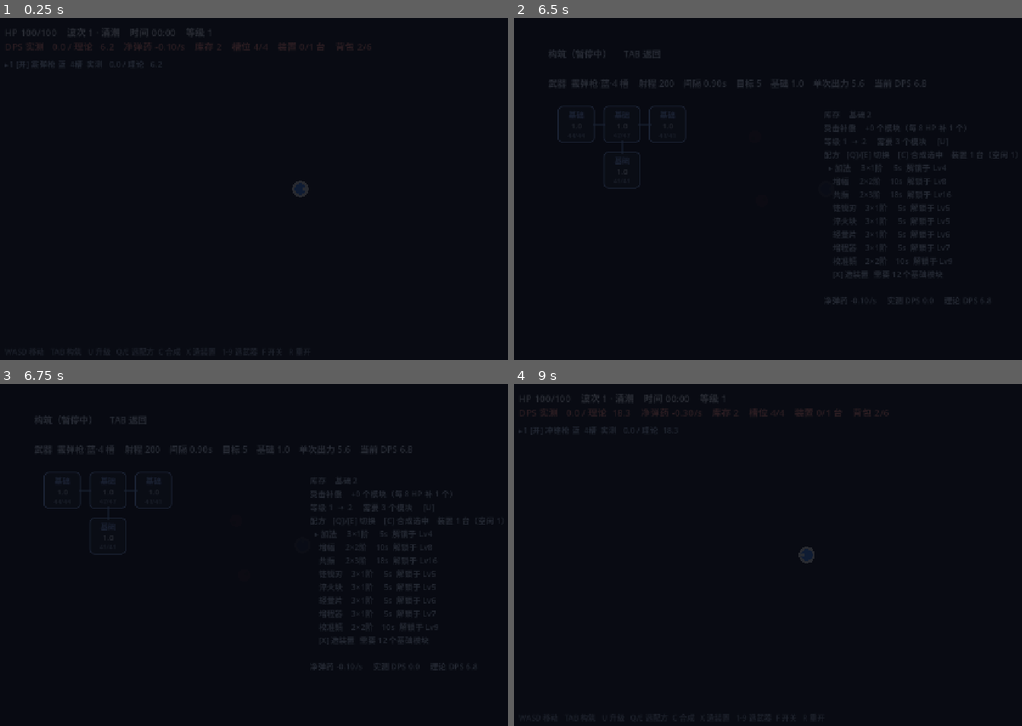
Above: before the commit, frames 1-4 (two rows, left to right).
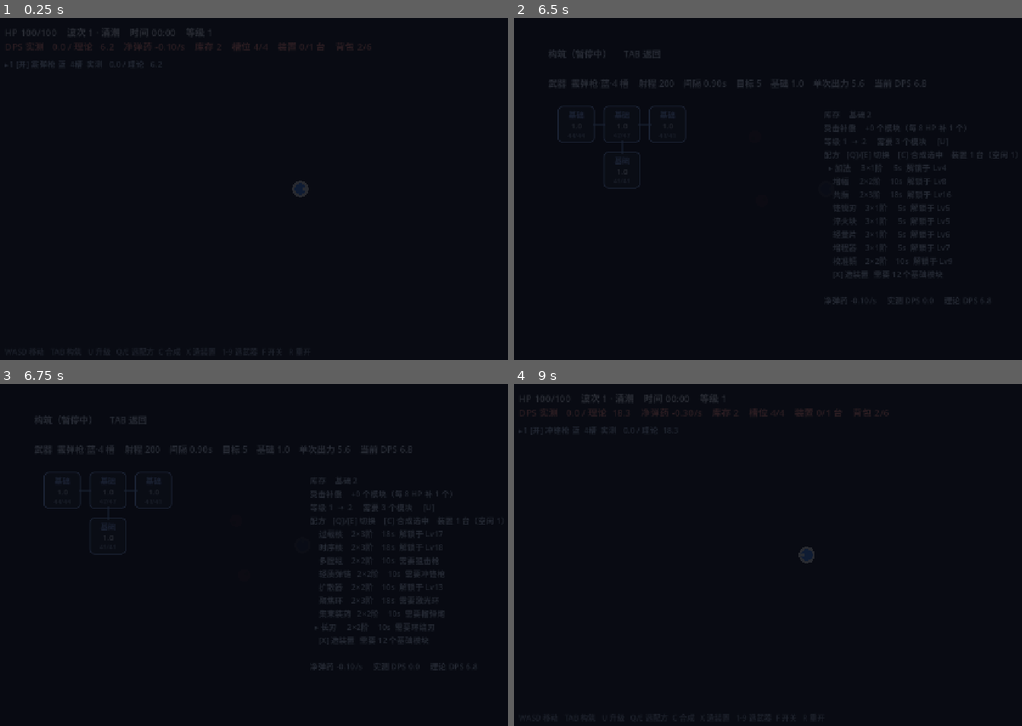
Above: after the commit, the same moments.

Repository: M1suK1/weapon-build-survivor
Game: Godot game, scene res://scenes/main.tscn
Two runs of this game, one before a commit and one after it. Both use one fixed random seed, a clock stepped at 60 frames per second and the inputs below.
Inputs:
- Up to frame 1 (0.25 s): no input
- Up to frame 2 (6.5 s): tap Enter at 0.5, 2, 4.25 s; hold D 0.53-1.28 s; tap 1 at 0.6 s; tap Space at 1.25, 3.5, 5 s; hold S 1.28-2.03 s; tap 4 at 1.35 s; hold D 2.03-2.78 s; tap T at 2.1 s; hold W 2.78-3.53 s; tap Tab at 2.85 s; hold A 3.53-5.03 s; tap U at 3.6 s; tap C at 4.35 s; hold S 5.03-5.78 s; tap V at 5.1 s; hold D from 5.78 s (still down); tap B at 5.85 s
- Up to frame 3 (6.75 s): release D at 6.53 s; hold W from 6.53 s (still down); tap Q at 6.6 s
- Up to frame 4 (9 s): release W at 7.28 s; hold D 7.28-8.03 s; tap E at 7.35 s; hold S 8.03-8.78 s; tap X at 8.1 s; hold A from 8.78 s (still down); tap R at 8.85 s

Frames 1-2 are identical in both runs. In frame 3, 0.3% of the frame differs, in the area x 61-88%, y 42-72%; in frame 4, nothing differs.
Error before the commit: Invalid access to property or key 'grenade' on a base object of type 'Dictionary'. (res://scripts/game.gd:1774)

Commit message:
feat(stage N/O): 镭射（HP 锁目标 ramp）· 榴弹炮（溅射）· 环绕刃（按圈烧弹药）+ 狙击枪优先射手/精英

Diff:
--- a/scripts/game.gd
+++ b/scripts/game.gd
@@ -91,8 +91,11 @@
 	"pistol": {"name": "手枪", "range": 300.0, "interval": 0.70, "targets": 2, "mul": 1.00, "base": 1.0, "color": Color(0.55, 0.80, 1.00)},
 	"smg": {"name": "冲锋枪", "range": 210.0, "interval": 0.30, "targets": 1, "mul": 1.10, "base": 0.5, "color": Color(1.00, 0.85, 0.45)},
 	"shotgun": {"name": "霰弹枪", "range": 200.0, "interval": 0.90, "targets": 5, "mul": 1.11, "base": 0.8, "color": Color(1.00, 0.62, 0.35)},
-	"sniper": {"name": "狙击枪", "range": 640.0, "interval": 2.50, "targets": 1, "mul": 1.00, "base": 3.0, "color": Color(0.70, 0.95, 0.75)},
+	"sniper": {"name": "狙击枪", "range": 640.0, "interval": 2.50, "targets": 1, "mul": 1.00, "base": 3.0, "color": Color(0.70, 0.95, 0.75), "prefer": "shooter,charger"},
 	"laser": {"name": "激光环", "range": 420.0, "interval": 40.0, "targets": -1, "mul": 4.00, "base": 2.0, "color": Color(0.85, 0.55, 1.00)},
+	"beam": {"name": "镭射", "range": 380.0, "interval": 0.20, "targets": 1, "mul": 1.00, "base": 0.6, "color": Color(0.42, 0.98, 0.92), "prefer": "highest_hp"},
+	"grenade": {"name": "榴弹炮", "range": 460.0, "interval": 1.60, "targets": 1, "mul": 1.30, "base": 0.8, "color": Color(1.00, 0.52, 0.22)},
+	"blade": {"name": "环绕刃", "range": 105.0, "interval": 1.80, "targets": -1, "mul": 0.80, "base": 0.4, "color": Color(0.80, 0.92, 0.45)},
 }
 ## 开局随机一把（激光环 wave 8 之后才入池）
 const START_POOL := ["pistol", "smg", "shotgun"]
@@ -188,6 +191,7 @@
 var flash_t := 0.0
 var pulse_t := 0.0
 var shots: Array = []
+var blast_fx: Array = []
 
 # --- 合成：每台装置一个并行位，装置可反复买（材料堆积就多做几台） ---
 var devices: Array = []  # [{"kind": int, "left": float, "total": float}]，kind=0 表示空闲
@@ -211,6 +215,7 @@
 var shot_pick := false
 var pick_delay := 0.0
 var pick_wait := 0.0
+var start_force := ""
 var shot_build := false
 var shot_bot := false
 var ff := 0.0
@@ -247,6 +252,8 @@
 			demo_board = true
 		elif a == "shotbuild":
 			shot_build = true
+		elif a.begins_with("start="):
+			start_force = a.substr(6)
 		elif a.begins_with("pickdelay="):
 			pick_delay = float(a.substr(10))
 		elif a == "shotpick":
@@ -264,6 +271,8 @@
 	var start_id: String = START_POOL[rng.randi() % START_POOL.size()]
 	if bot:
 		start_id = "smg"  # 测平衡时固定武器，免得随机开局把两次结果拉不开
+	if start_force != "":
+		start_id = start_force
 	weapons.append(_make_weapon(start_id, 3))
 	_use_weapon(0)
 	for i in weapon.slots.size():
@@ -670,6 +679,12 @@
 		shots[i]["t"] = float(shots[i]["t"]) - delta
 		if float(shots[i]["t"]) <= 0.0:
 			shots.remove_at(i)
+	for i in range(blast_fx.size() - 1, -1, -1):
+		blast_fx[i]["t"] = float(blast_fx[i]["t"]) - delta
+		if float(blast_fx[i]["t"]) <= 0.0:
+			blast_fx.remove_at(i)
+	for w in weapons:
+		w["blade_ph"] = float(w.get("blade_ph", 0.0)) + delta * 2.2
 	queue_redraw()
 	# 每 0.1s 刷一次 HUD，避免每帧拼字符串
 	if fmod(elapsed, 0.1) < delta:
@@ -1056,12 +1071,22 @@
 		var tg := int(w["targets"])
 		if tg > 0:
 			tg += int(mo["targets"])
-		var targets := _targets_in_range(rng_d, tg)
-		if targets.is_empty():
+		var targets := _targets_for(w, rng_d, tg)
+		# 环绕刃不需要目标：空转一圈也照常烧弹药
+		if targets.is_empty() and String(w["id"]) != "blade":
 			w["fire_t"] = minf(float(w["fire_t"]), iv)
 			continue
 		w["fire_t"] = float(w["fire_t"]) - iv
 		var dmg := _shot_power_of(w)
+		# 镭射：对同一目标连续命中叠倍率，换目标归零（方案 §2.7）
+		if String(w["id"]) == "beam" and not targets.is_empty():
+			var tid := int(targets[0].get_instance_id())
+			if int(w.get("ramp_id", 0)) == tid:
+				w["ramp"] = minf(float(w.get("ramp", 0.0)) + 0.06, 1.20 + float(mo["ramp_cap"]))
+			else:
+				w["ramp"] = 0.0
+				w["ramp_id"] = tid
+			dmg *= 1.0 + float(w["ramp"])
 		# 时序核：每发连击 +4%，断连（超过 1.2 秒没开火）或换目标就重置
 		if float(mo["combo"]) > 0.0:
 			if float(w.get("combo_t", -99.0)) + 1.2 < elapsed:
@@ -1081,7 +1106,10 @@
 				sl[i] = null
 				_refill(i, w)
 		var hits := float(targets.size())
-		var per: float = dmg * (1.0 + 0.1 * (hits - 1.0)) / hits
+		var per: float = dmg * (1.0 + 0.1 * (hits - 1.0)) / maxf(1.0, hits)
+		# 榴弹炮：主目标吃满，不叠多目标折扣（溅射在下面单独结算）
+		if String(w["id"]) == "grenade":
+			per = dmg
 		var dealt := 0.0
 		for e in targets:
 			if not is_instance_valid(e):
@@ -1110,6 +1138,22 @@
 				e.hit = 0.18
 				if e.hp <= 0.0:
 					_kill(e)
+		# 榴弹炮：命中点周围 (90 + blast) 内的其他敌人吃 60%
+		if String(w["id"]) == "grenade" and not targets.is_empty():
+			var c0: Vector2 = targets[0].position
+			var br := 90.0 + float(mo["blast"])
+			for e in get_tree().get_nodes_in_group("enemy"):
+				if not is_instance_valid(e) or e in targets:
+					continue
+				if e.position.distance_to(c0) > br:
+					continue
+				var ds: float = dmg * 0.60
+				dealt += minf(ds, maxf(float(e.hp), 0.0))
+				e.hp = float(e.hp) - ds
+				e.hit = 0.18
+				if e.hp <= 0.0:
+					_kill(e)
+			blast_fx.append({"p": c0, "r": br, "t": 0.18})
 		_log_damage(w, dealt)
 		_add_shot(targets, w)
 
@@ -1134,6 +1178,40 @@
 
 
 ## 搜寻目标：最近优先；targets < 0 表示范围内全部
+## 目标选择：支持 prefer（方案 §2.6/§2.7）
+##   "shooter,charger" → 先按优先种类过滤，再按距离
+##   "highest_hp"      → 按血量降序（镭射锁死精英，杂兵抢不走光束）
+func _targets_for(w: Dictionary, r: float, n: int) -> Array:
+	var pref := String(WEAPONS[w["id"]].get("prefer", ""))
+	if pref == "":
+		return _targets_in_range(r, n)
+	var cand: Array = []
+	for e in get_tree().get_nodes_in_group("enemy"):
+		if not is_instance_valid(e):
+			continue
+		var d: float = e.position.distance_to(player.position)
+		if d <= r:
+			cand.append({"e": e, "d": d})
+	if pref == "highest_hp":
+		cand.sort_custom(func(a, b): return float(a["e"].hp) > float(b["e"].hp))
+	else:
+		var kinds := pref.split(",")
+		cand.sort_custom(func(a, b):
+			var pa := 0 if String(a["e"].kind) in kinds else 1
+			var pb := 0 if String(b["e"].kind) in kinds else 1
+			if pa != pb:
+				return pa < pb
+			return float(a["d"]) < float(b["d"]))
+	var out: Array = []
+	if n < 0:
+		for c in cand:
+			out.append(c["e"])
+	else:
+		for i in mini(n, cand.size()):
+			out.append(cand[i]["e"])
+	return out
+
+
 func _targets_in_range(r: float, n: int) -> Array:
 	var cand: Array = []
 	for e in get_tree().get_nodes_in_group("enemy"):
@@ -1170,6 +1248,20 @@
 		var c: Color = s["c"]
 		draw_line(s["a"], s["b"], Color(c.r, c.g, c.b, 0.85 * k), 2.5 * k + 0.5)
 		draw_circle(s["b"], 5.0 * k, Color(c.r, c.g, c.b, 0.5 * k))
+	# 榴弹爆炸：短暂扩散的橙色环
+	for b in blast_fx:
+		var k2: float = clampf(float(b["t"]) / 0.18, 0.0, 1.0)
+		draw_circle(b["p"], float(b["r"]), Color(1.0, 0.55, 0.22, 0.10 * k2))
+		draw_arc(b["p"], float(b["r"]) * (1.25 - 0.25 * k2), 0.0, TAU, 40, Color(1.0, 0.62, 0.28, 0.55 * k2), 2.0, true)
+	# 环绕刃：贴着玩家转的弧（每把刀一个相位）
+	for w in weapons:
+		if String(w["id"]) != "blade" or not bool(w["enabled"]):
+			continue
+		var rad := float(WEAPONS["blade"]["range"]) + float(_weapon_mods(w)["blade"])
+		var ph := float(w.get("blade_ph", 0.0))
+		for b in 2:
+			var a0 := ph + float(b) * PI
+			draw_arc(player.position, rad, a0, a0 + 1.5, 18, Color(0.82, 0.94, 0.45, 0.75), 4.0, true)
 
 
 func _nearest_enemy(max_dist: float) -> Node2D:
@@ -1277,6 +1369,12 @@
 	var pool: Array = START_POOL.duplicate()
 	# 狙击枪不适合当开局武器（单发/低射速，一个人清不动），只从宝箱里出
 	pool.append("sniper")
+	if wave >= 4:
+		pool.append("beam")
+	if wave >= 5:
+		pool.append("grenade")
+	if wave >= 6:
+		pool.append("blade")
 	if wave >= 8:
 		pool.append("laser")
 	var id: String = pool[rng.randi() % pool.size()]
